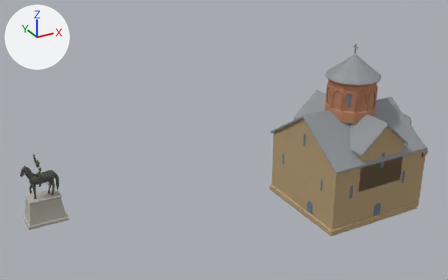
A saved change to the glTF model models/tbilisi-metekhi-church.detail.glb.
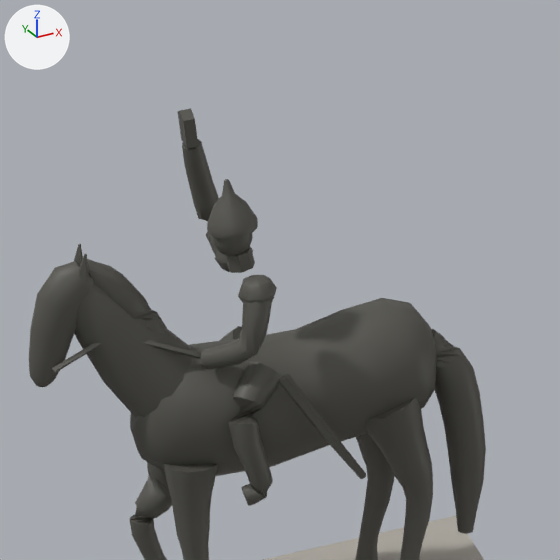
Old and new are each drawn whole from a 50 mm camera at (-60.4, -69.3, 49.1) aimed at (-19.8, 4.6, 12.1) and again close up on the part from 4% to 15% of the width and 52% to 69% of the height. The axes (+X, +Y, +Z) are drawn at upper left. The lights are the same throughout. The last two pictures show the newer version. Vertices at exactly the same position are counted once.

In view in the first close-up: 'Metekhi Church and the statue of Vakhtang Gorgasali'.
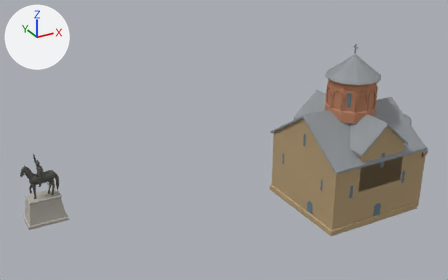
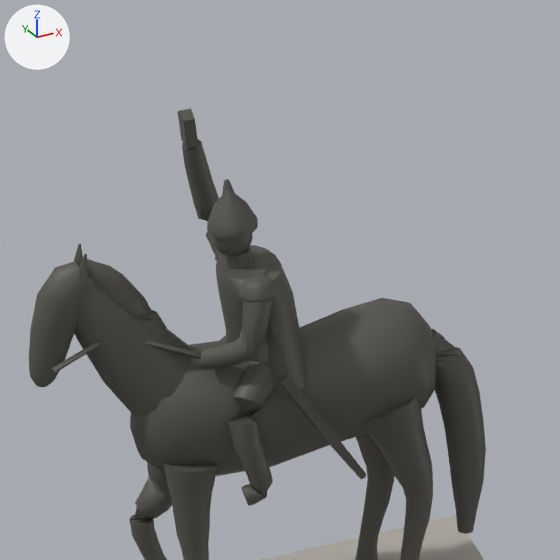
Edits to the scene script, one JSON object a line:
```json
{"block": "me_metekhi_church_and_the_statue_of_vakhtang_gorgasali", "where": "# used by ob_metekhi_church_and_the_statue_of_vakhtang_gorgasali; location = (0.0, 0.0, 0.0)"}
{"op": "remove", "block": "me_metekhi_church_and_the_statue_of_vakhtang_gorgasali", "code": "me_metekhi_church_and_the_statue_of_vakhtang_gorgasali.from_pydata(...)  # 3038 vertices, 5069 faces; spans x -47.6..10.6, y -9.3..17.6, z 0.0..25.6"}
{"op": "add", "block": "me_metekhi_church_and_the_statue_of_vakhtang_gorgasali", "code": "me_metekhi_church_and_the_statue_of_vakhtang_gorgasali.from_pydata(...)  # 3164 vertices, 5313 faces; spans x -47.6..10.6, y -9.3..17.6, z 0.0..25.6"}
{"block": "me_metekhi_church_and_the_statue_of_vakhtang_gorgasali", "change": "me_metekhi_church_and_the_statue_of_vakhtang_gorgasali part 1: a new loose piece of 56 vertices spanning x -44.9..-44.1, y 14.8..16.5, z 7.3..8.8, in mat_gorgasali_bronze (dark grey #55544e)"}
{"block": "me_metekhi_church_and_the_statue_of_vakhtang_gorgasali", "change": "me_metekhi_church_and_the_statue_of_vakhtang_gorgasali part 2"}
{"block": "me_metekhi_church_and_the_statue_of_vakhtang_gorgasali", "change": "31 faces are deleted"}
{"block": "me_metekhi_church_and_the_statue_of_vakhtang_gorgasali", "change": "2 vertices move within x -44.7, y 15.1..16.1, z 8.9"}
{"block": "me_metekhi_church_and_the_statue_of_vakhtang_gorgasali", "change": "70 vertices are added at x -45.0..-44.2, y 15.0..16.3, z 7.6..8.9"}
{"block": "me_metekhi_church_and_the_statue_of_vakhtang_gorgasali", "change": "167 new faces join them, mat_gorgasali_bronze (dark grey #55544e)"}
```

Changed parts and their boxes (x1, y1, x2, y2) in the close-ups (560 x 560 px):
```json
{"part": 1, "of": "me_metekhi_church_and_the_statue_of_vakhtang_gorgasali", "change": "added", "after": [250, 245, 307, 394]}
{"part": 2, "of": "me_metekhi_church_and_the_statue_of_vakhtang_gorgasali", "change": "built on", "before": [215, 250, 269, 287], "after": [215, 249, 269, 363]}
```
